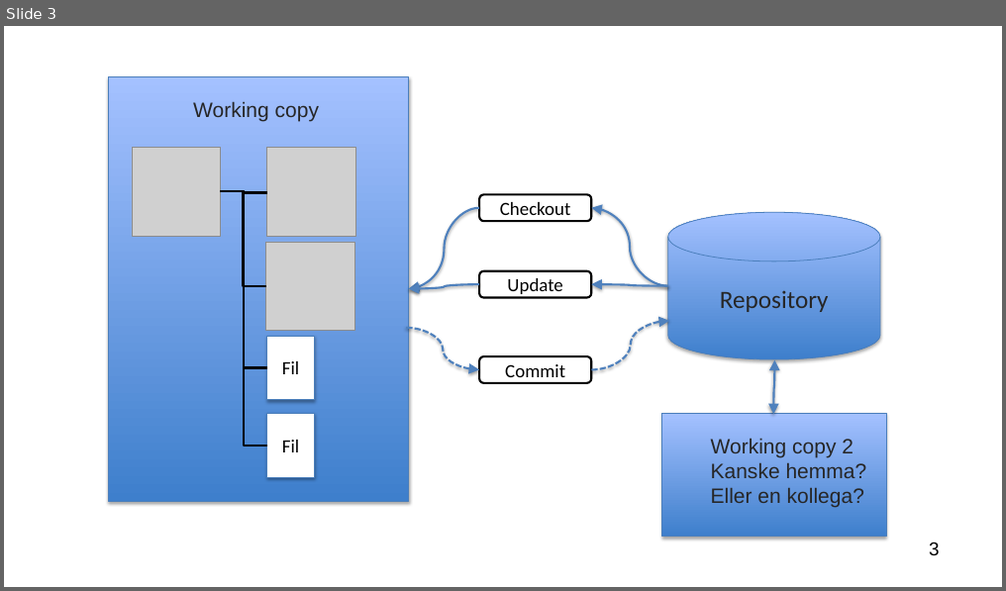
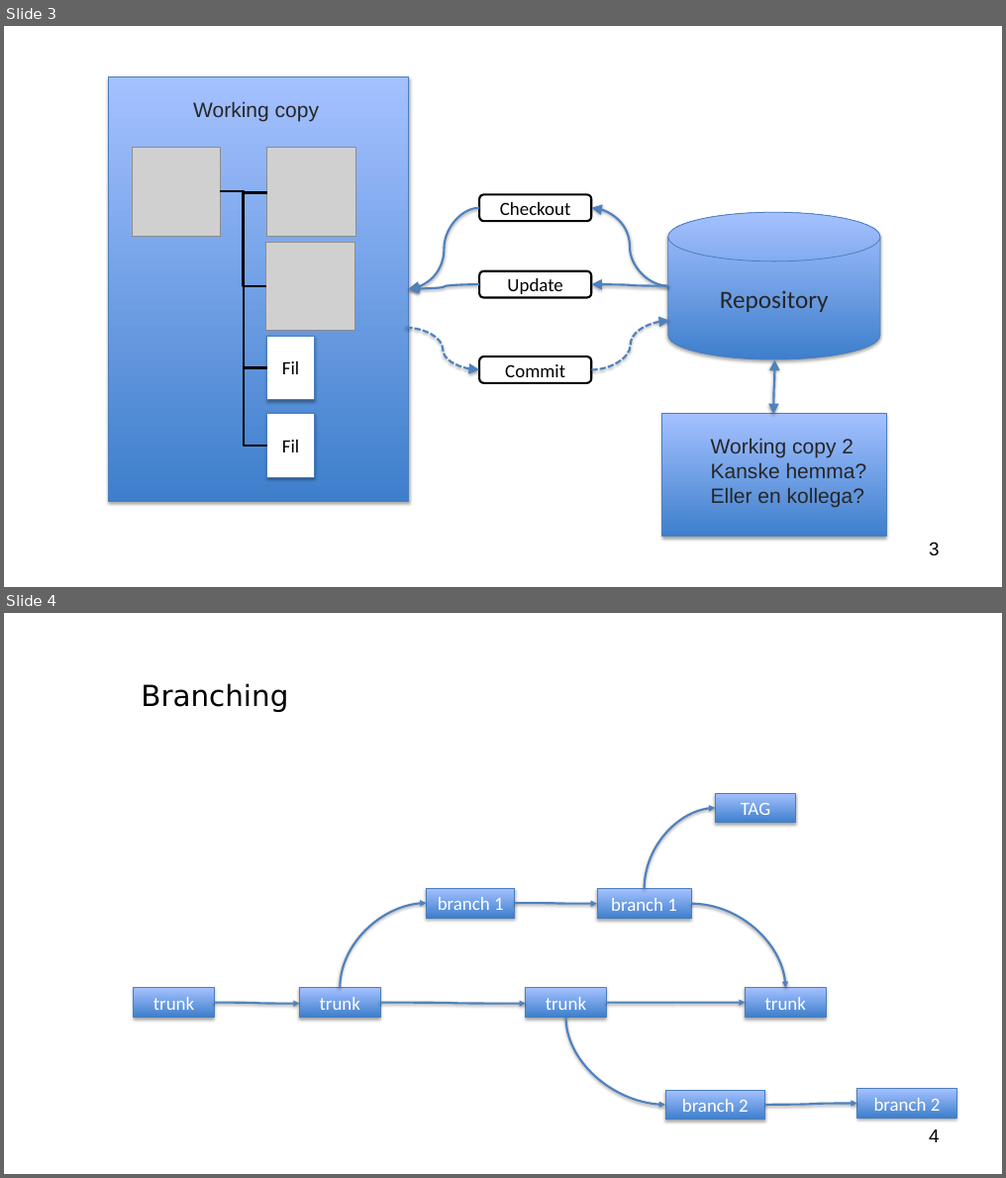
Before and after one commit to AgriFood/svn-practice, a slide deck: Intro-svn.pptx. Shown one above the other, each under a label of ours: slide 3 before the commit, slides 3 and 4 after it. The pictures are 1006x591 and 1006x1178 pixels, drawn with LibreOffice and Linux fonts; fonts in the diff are those of the drawing; grey boxes stand for pictures; background and template pictures are left out. Boxes give left, top, right and bottom in pixels: in the first picture for what was removed or moved away, otherwise in the second. Text is boxed around its words. In the diff, an @@ line names an element or a change of style, - is before the commit and + after.

```diff
--- a/Intro-svn.pptx
+++ b/Intro-svn.pptx
@@ slide 4 added at (4, 613, 1002, 1174), background #FFFFFF; not listed: 1 template element that a slide beside it also shows @@
@@ title added at (141, 683, 288, 712), 28 pt, text #000000 @@
+Branching
@@ curved arrow added from (645, 889) to (715, 808), #4F81BD 2 pt @@
@@ rectangle added at (715, 793, 796, 823), fill gradient #3F80CE to #A4C4FF, outline #4B7EBC 0.75 pt, 18 pt, text #FFFFFF @@
+TAG
@@ curved arrow added from (341, 988) to (426, 903), #4F81BD 2 pt @@
@@ rectangle added at (426, 888, 515, 918), fill gradient #3F80CE to #A4C4FF, outline #4B7EBC 0.75 pt, 18 pt, text #FFFFFF @@
+branch 1
@@ curved arrow added from (515, 903) to (597, 903), #4F81BD 2 pt @@
@@ rectangle added at (597, 889, 691, 919), fill gradient #3F80CE to #A4C4FF, outline #4B7EBC 0.75 pt, 18 pt, text #FFFFFF @@
+branch 1
@@ curved arrow added from (691, 903) to (785, 988), #4F81BD 2 pt @@
@@ rectangle added at (134, 988, 214, 1017), fill gradient #3F80CE to #A4C4FF, outline #4B7EBC 0.75 pt, 18 pt, text #FFFFFF @@
+trunk
@@ rectangle added at (300, 988, 380, 1017), fill gradient #3F80CE to #A4C4FF, outline #4B7EBC 0.75 pt, 18 pt, text #FFFFFF @@
+trunk
@@ rectangle added at (526, 988, 607, 1017), fill gradient #3F80CE to #A4C4FF, outline #4B7EBC 0.75 pt, 18 pt, text #FFFFFF @@
+trunk
@@ rectangle added at (746, 988, 826, 1017), fill gradient #3F80CE to #A4C4FF, outline #4B7EBC 0.75 pt, 18 pt, text #FFFFFF @@
+trunk
@@ curved arrow added from (214, 1003) to (300, 1004), #4F81BD 2 pt @@
@@ curved arrow added from (380, 1003) to (526, 1004), #4F81BD 2 pt @@
@@ curved arrow added from (566, 1017) to (665, 1105), #4F81BD 2 pt @@
@@ curved arrow added from (607, 1003) to (746, 1003), #4F81BD 2 pt @@
@@ rectangle added at (665, 1090, 765, 1120), fill gradient #3F80CE to #A4C4FF, outline #4B7EBC 0.75 pt, 18 pt, text #FFFFFF @@
+branch 2
@@ curved arrow added from (765, 1105) to (857, 1103), #4F81BD 2 pt @@
@@ rectangle added at (857, 1089, 957, 1118), fill gradient #3F80CE to #A4C4FF, outline #4B7EBC 0.75 pt, 18 pt, text #FFFFFF @@
+branch 2
```
Also in this commit, not shown: 1 slide changed, 1 slide removed.
